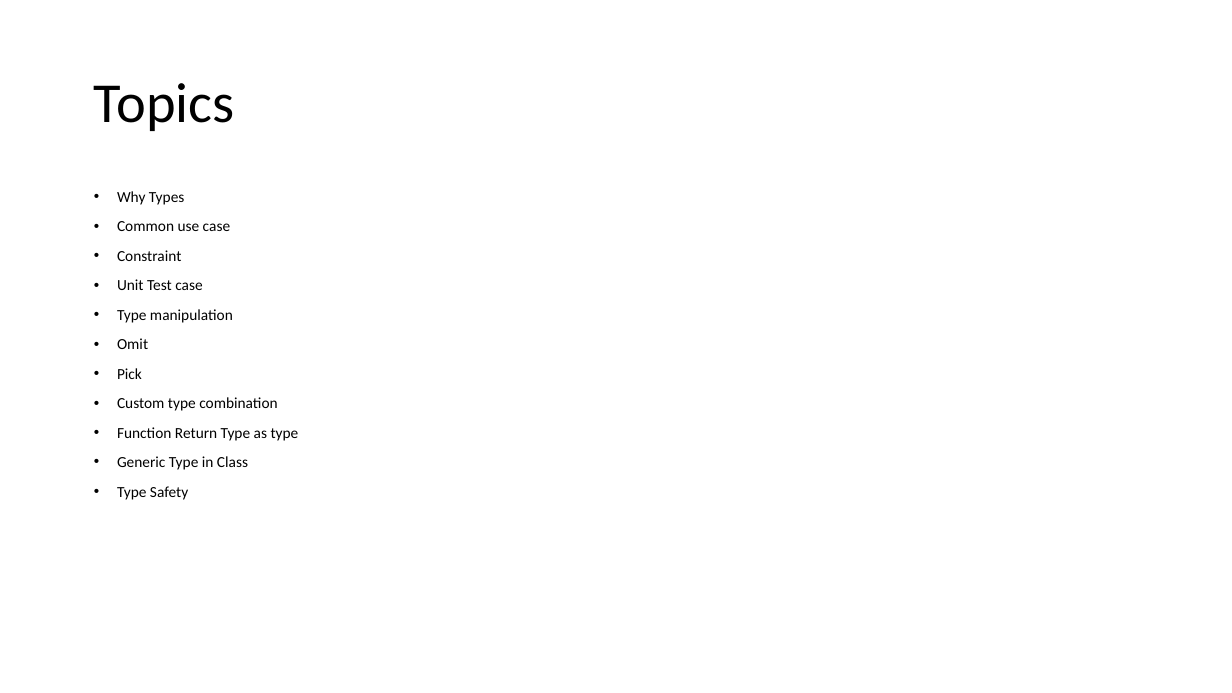
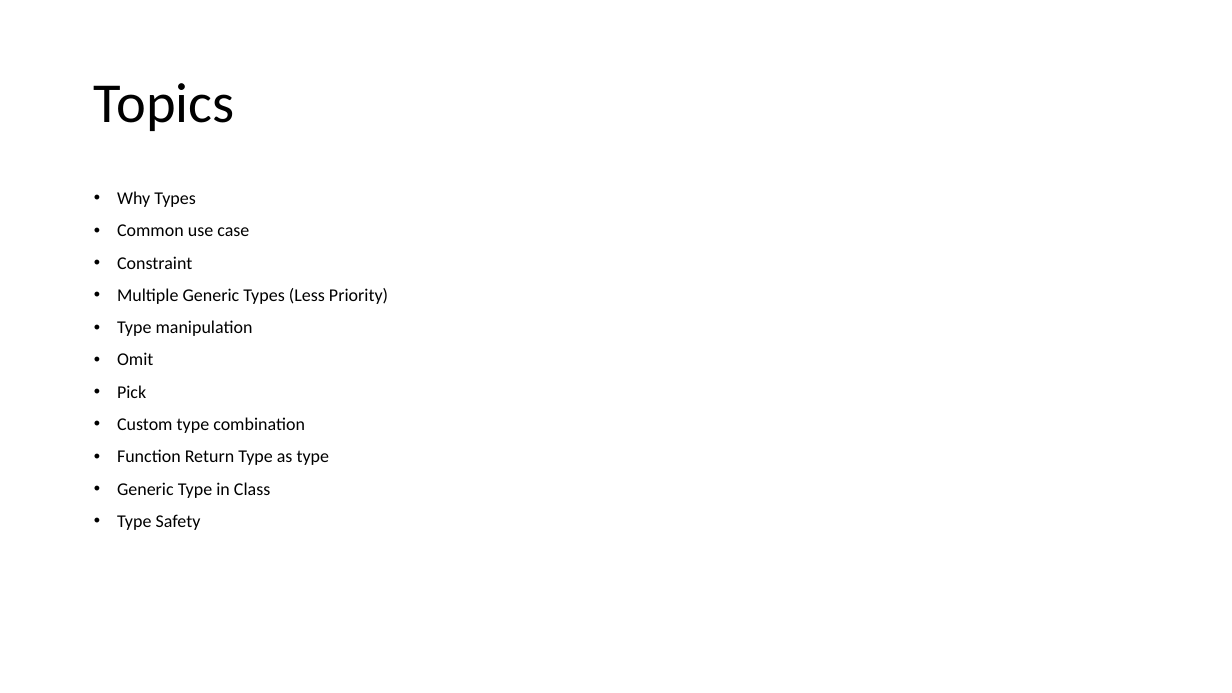
Before and after one commit to MehediKinesso50200/advance-typescript, a slide deck: slide 2 of advance-typescript.pptx. Drawn at 1232x693 pixels with LibreOffice and Linux fonts; fonts in the diff are those of the drawing. Boxes give left, top, right and bottom in pixels: in the first picture for what was removed or moved away, otherwise in the second. Text is boxed around its words. In the diff, an @@ line names an element or a change of style, - is before the commit and + after.

```diff
--- a/advance-typescript.pptx
+++ b/advance-typescript.pptx
@@ text at (x1=117, y1=191, x2=330, y2=530): size 12 to 14 pt in "Why Types", "Common use case", "Constraint", "Type manipulation" and 6 more places @@
@@ text at (x1=117, y1=288, x2=388, y2=304): text changed; size 12 to 14 pt @@
-• Unit Test case
+• Multiple Generic Types (Less Priority)
```
Also in this commit, not shown: 1 other slide changed, 3 other files.
